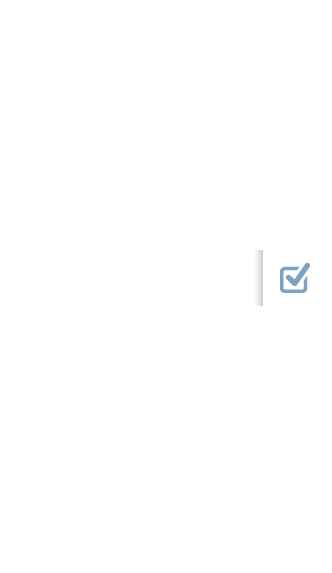
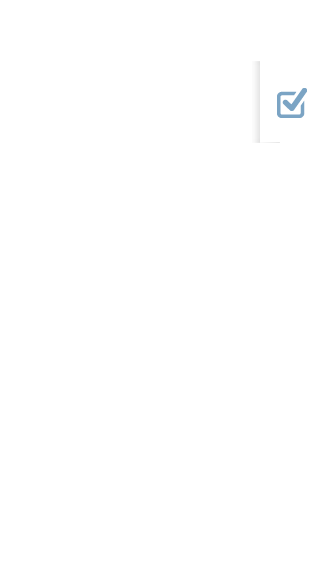
Layered file, before and after one edit (w=332, h=573). Changes by layer:
removed layer "Layer 52" over (255, 250, 310, 306)
added group "IndicatorTall" with 3 layers above "Indicator" over (252, 61, 307, 143)
added layer "box+check" (1st of 2, in "IndicatorTall") in group "IndicatorTall" over (277, 88, 307, 118)
added layer "Layer 53" in group "IndicatorTall" over (260, 88, 307, 143)
added layer "right-shadow copy 2" (1st of 2, in "IndicatorTall") in group "IndicatorTall" over (252, 61, 280, 143)
hid group "Indicator" (3 layers) over (255, 250, 310, 306)
